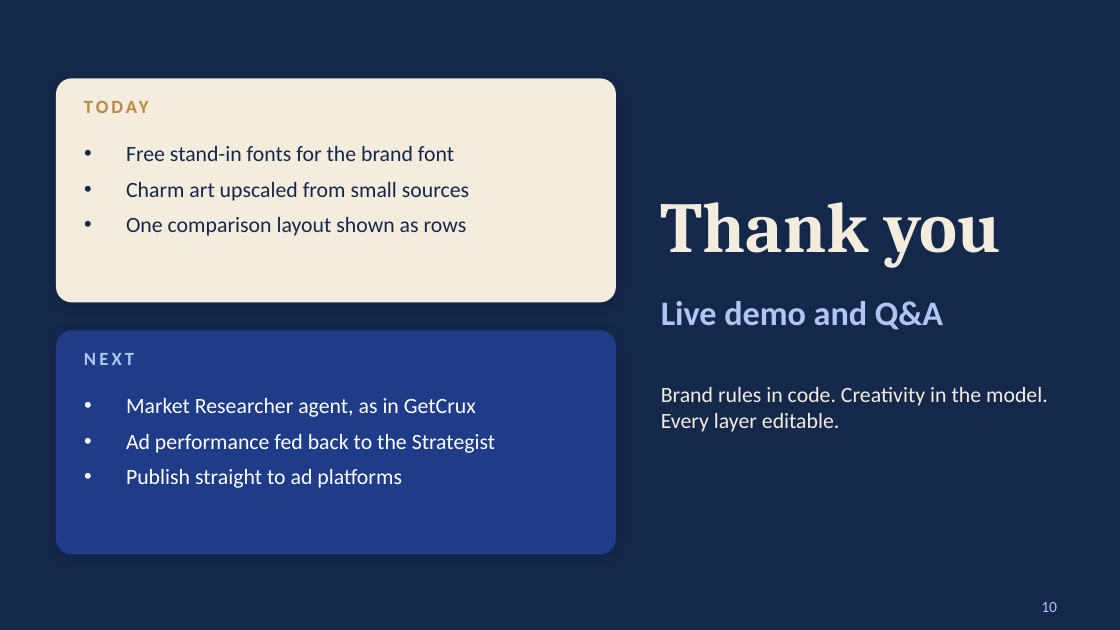
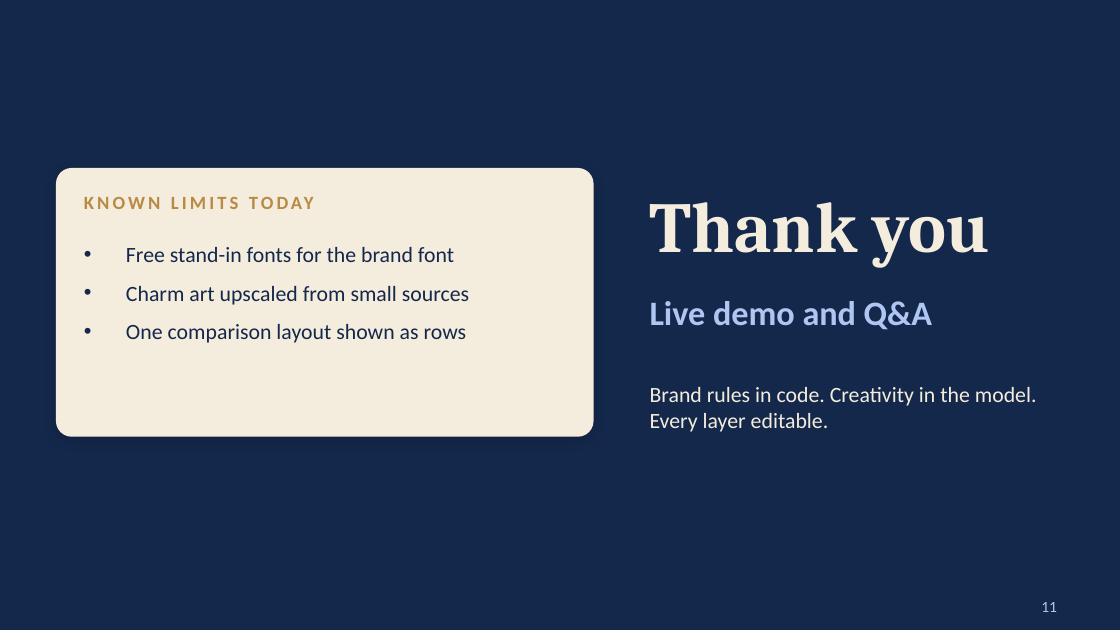
Before and after one commit to sreekarp/crux-ad-editor, a slide deck: slide 11 of docs/Xero-Copilot-Blue-Beige.pptx (slide 10 before the commit). Drawn at 1120x630 pixels with LibreOffice and Linux fonts; fonts in the diff are those of the drawing. Boxes give left, top, right and bottom in pixels: in the first picture for what was removed or moved away, otherwise in the second. Text is boxed around its words. In the diff, an @@ line names an element or a change of style, - is before the commit and + after.

```diff
--- a/docs/Xero-Copilot-Blue-Beige.pptx
+++ b/docs/Xero-Copilot-Blue-Beige.pptx
@@ rounded rectangle: place and size @@
-rounded rectangle at bbox=[56, 78, 616, 302]
+rounded rectangle at bbox=[56, 168, 594, 437]
@@ rounded rectangle at bbox=[56, 168, 594, 437]: proportions changed @@
@@ text "Thank you": place and size @@
-text "Thank you" at bbox=[661, 202, 1001, 267]
+text "Thank you" at bbox=[650, 202, 990, 267]
@@ text at bbox=[84, 190, 566, 224]: text changed @@
-TODAY
+KNOWN LIMITS TODAY
@@ text "Free stand-in fonts for the ...": place and size @@
-text "Free stand-in fonts for the ..." at bbox=[126, 146, 469, 236]
+text "Free stand-in fonts for the ..." at bbox=[126, 247, 469, 343]
@@ text "Free stand-in fonts for the ..." at bbox=[126, 247, 469, 343]: more space between paragraphs @@
@@ text "Live demo and Q&A": place and size @@
-text "Live demo and Q&A" at bbox=[661, 301, 943, 330]
+text "Live demo and Q&A" at bbox=[650, 301, 932, 330]
@@ rounded rectangle removed at bbox=[56, 330, 616, 554] @@
@@ text removed at bbox=[84, 353, 134, 365] @@
-NEXT
@@ text "Brand rules in code. Creativity ...": place and size @@
-text "Brand rules in code. Creativity ..." at bbox=[661, 387, 1048, 432]
+text "Brand rules in code. Creativity ..." at bbox=[650, 387, 1037, 432]
@@ text removed at bbox=[126, 398, 495, 488] @@
-• Market Researcher agent, as in GetCrux
-• Ad performance fed back to the Strategist
-• Publish straight to ad platforms
@@ page number at bbox=[1041, 602, 1057, 612]: text changed @@
-10
+11
```
Also in this commit, not shown: 4 other slides changed, 1 slide added, 3 other files.
